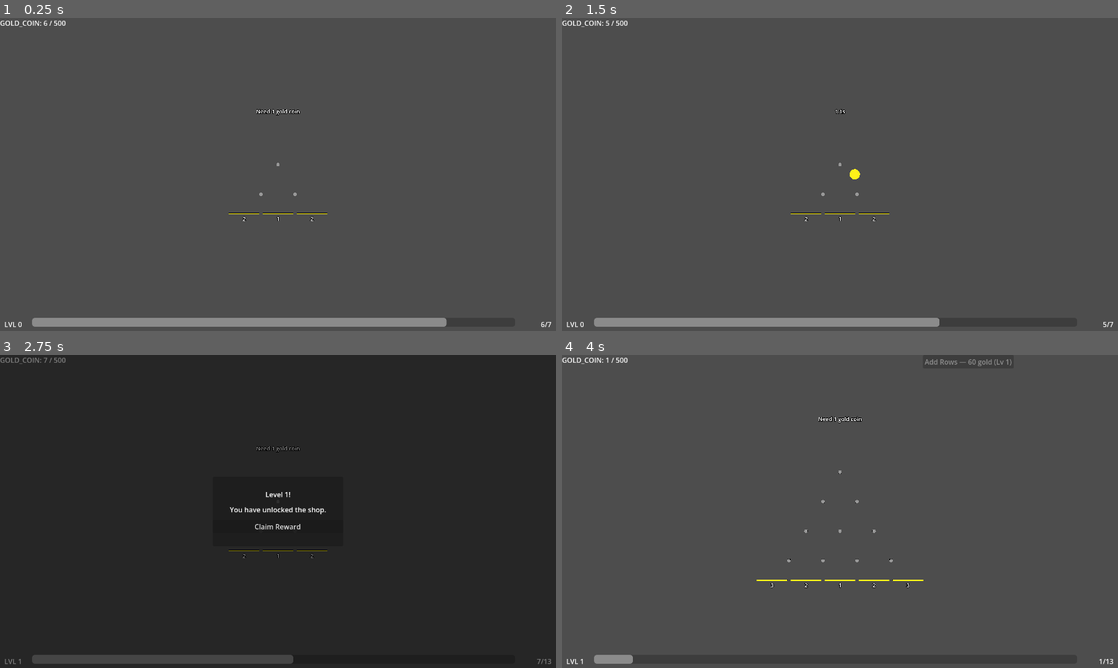
Above: before the commit, frames 1-4 (two rows, left to right).
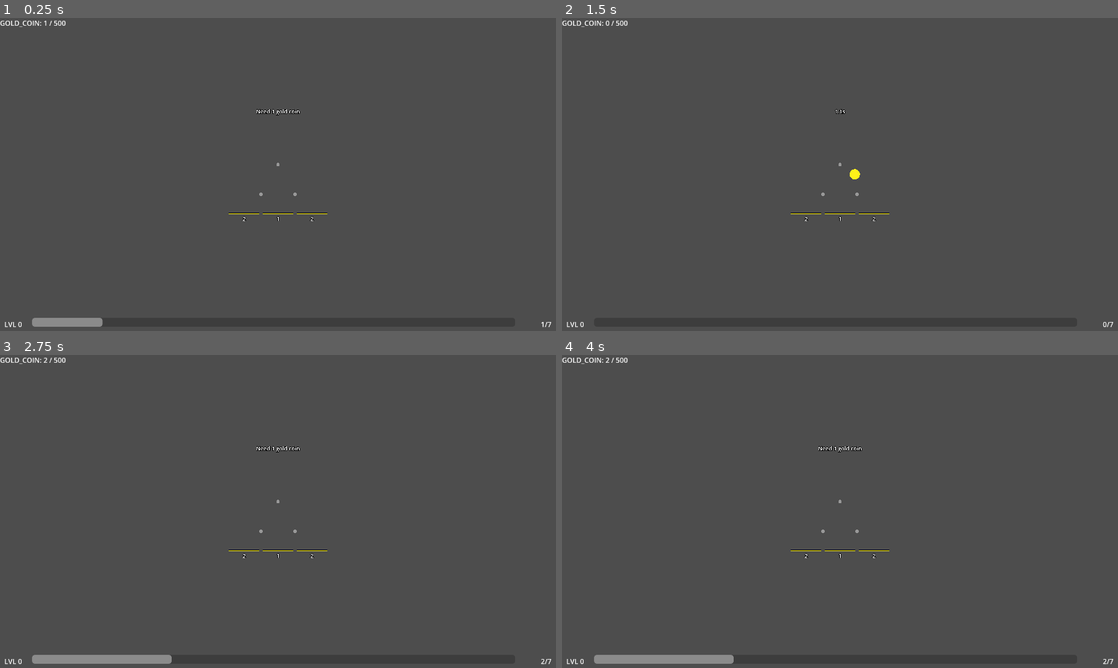
Above: after the commit, the same moments.

Repository: kjbrown-sandbox/pleenko
Game: Godot game, scene res://entities/main/main.tscn
Two runs of this game, one before a commit and one after it. Both use one fixed random seed, a clock stepped at 60 frames per second and the inputs below.
Inputs (mouse positions are in pixels of both pictures, inside the frame that each line leads up to):
- Up to frame 1 (0.25 s): no input
- Up to frame 2 (1.5 s): tap Enter at 0.5 s; move the mouse to (962, 158) at 0.52 s; hold Right (board_right) 0.53-1.28 s; hold Space (drop_coin) 0.53-1.28 s; click (962, 158) at 0.67 s; move the mouse to (728, 190) at 1.27 s; hold Left (board_left) from 1.28 s (still down); tap 1 (drop_unrefined) at 1.35 s
- Up to frame 3 (2.75 s): move the mouse to (333, 442) at 2.02 s; release Left (board_left) at 2.03 s; hold Right (board_right) from 2.03 s (still down); tap P at 2.1 s
- Up to frame 4 (4 s): release Right (board_right) at 2.75 s; click (840, 527) at 2.75 s, where only the run before the commit has a clickable "Claim Reward"; click (967, 361) at 3.5 s, where only the run before the commit has a clickable "Add Rows — 6 gold (Lv 0)"

The runs differ from the first frame. In frame 1, 1.8% of the frame differs, in the area x 7-98%, y 0-99%; in frame 2, 1.8%; in frame 3, 99%, in the area x 0-100%, y 0-100%; in frame 4, 1.2%.

Commit message:
Fix null error when board wasn't ready yet

Diff:
--- a/autoloads/currency_manager/currency_manager.gd
+++ b/autoloads/currency_manager/currency_manager.gd
@@ -12,7 +12,7 @@
       balances[currency_type] = 0
       caps[currency_type] = 50 if currency_type in [Enums.CurrencyType.RAW_ORANGE, Enums.CurrencyType.RAW_RED] else 500
       _cap_raise_levels[currency_type] = 0
-   balances[Enums.CurrencyType.GOLD_COIN] = 6
+   balances[Enums.CurrencyType.GOLD_COIN] = 1
 
 func can_afford(type: Enums.CurrencyType, amount: int) -> bool:
    return amount <= balances[type]
